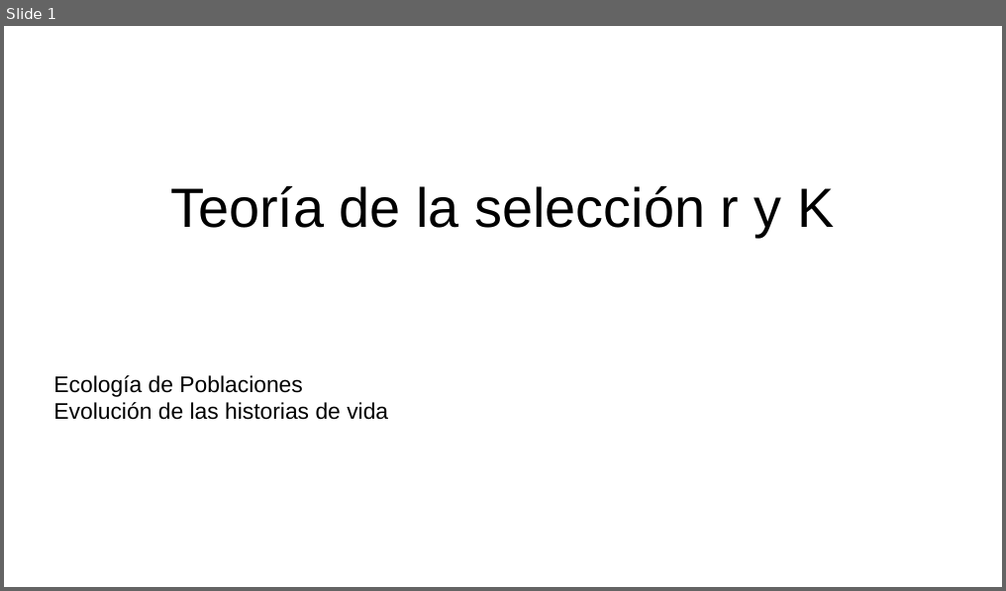
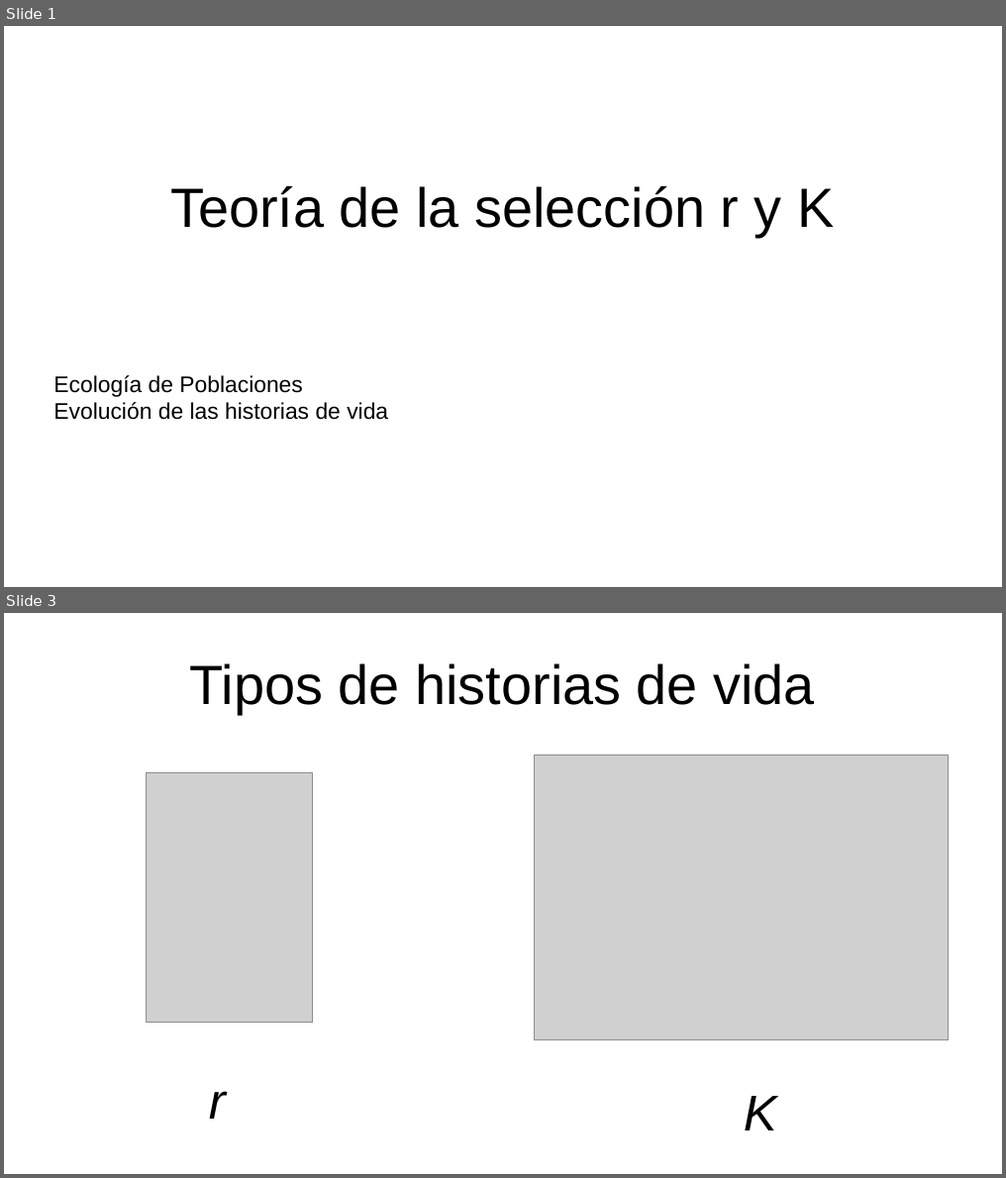
Before and after one commit to gerardommc/Ecologia-poblaciones, a slide deck: Unidad-3/Seleccion-r-K.odp. Shown one above the other, each under a label of ours: slide 1 before the commit, slides 1 and 3 after it; the slides between them are not shown. The pictures are 1006x591 and 1006x1178 pixels, drawn with LibreOffice and Linux fonts; fonts in the diff are those of the drawing; grey boxes stand for pictures. Boxes give left, top, right and bottom in pixels: in the first picture for what was removed or moved away, otherwise in the second. Text is boxed around its words. In the diff, an @@ line names an element or a change of style, - is before the commit and + after.

```diff
--- a/Unidad-3/Seleccion-r-K.odp
+++ b/Unidad-3/Seleccion-r-K.odp
@@ slide 3 added at (4, 613, 1002, 1174), background #FFFFFF @@
@@ title added at (190, 663, 814, 714), 44 pt, text #000000 @@
+Tipos de historias de vida
@@ picture added at (535, 756, 948, 1041) @@
@@ picture added at (147, 773, 313, 1023) @@
@@ text added at (209, 1091, 226, 1119), 40 pt, text #000000, italic @@
+r
@@ text added at (744, 1096, 777, 1131), 40 pt, text #000000, italic @@
+K
```
Also in this commit, not shown: 9 other slides added, 1 slide removed, 15 other files.
